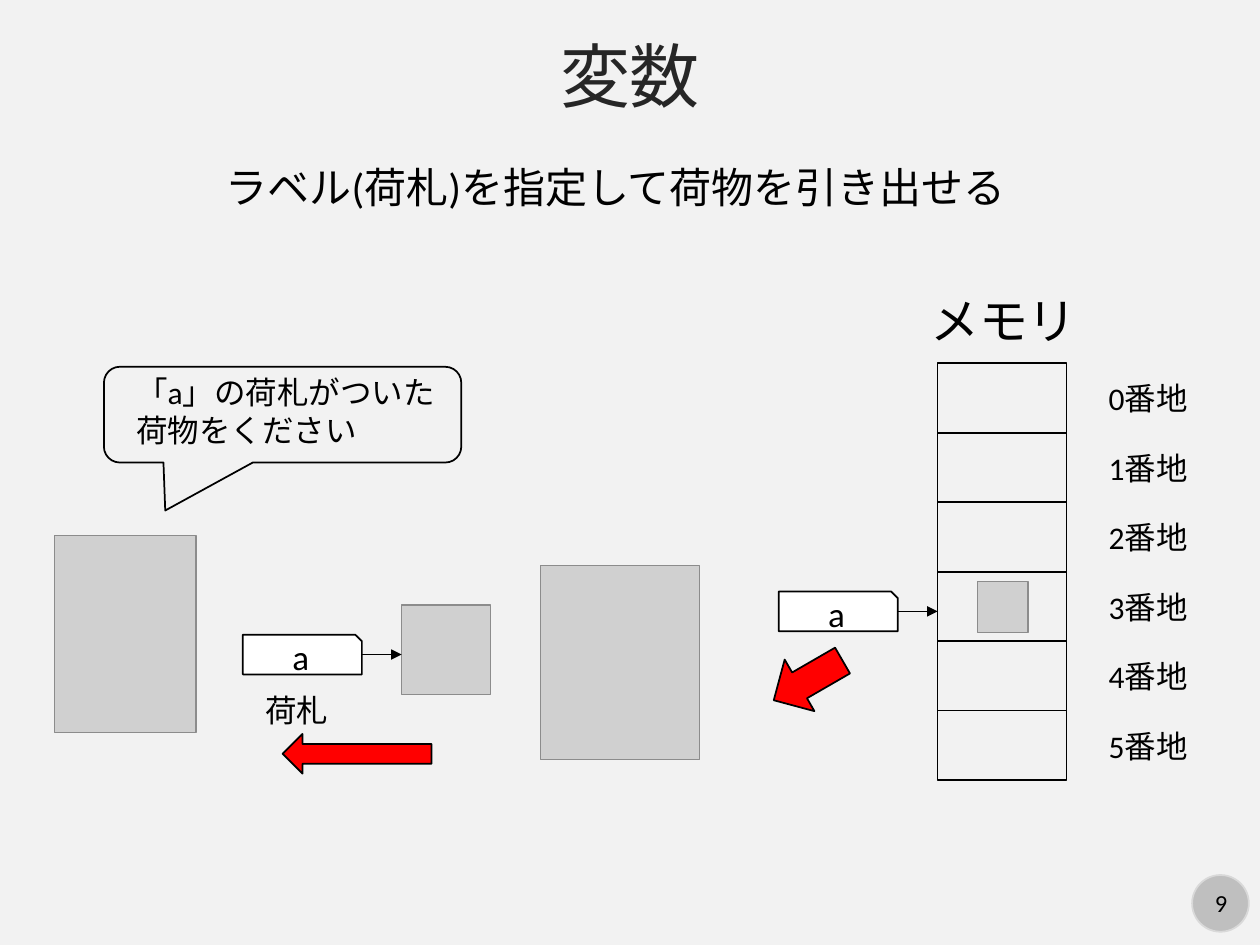
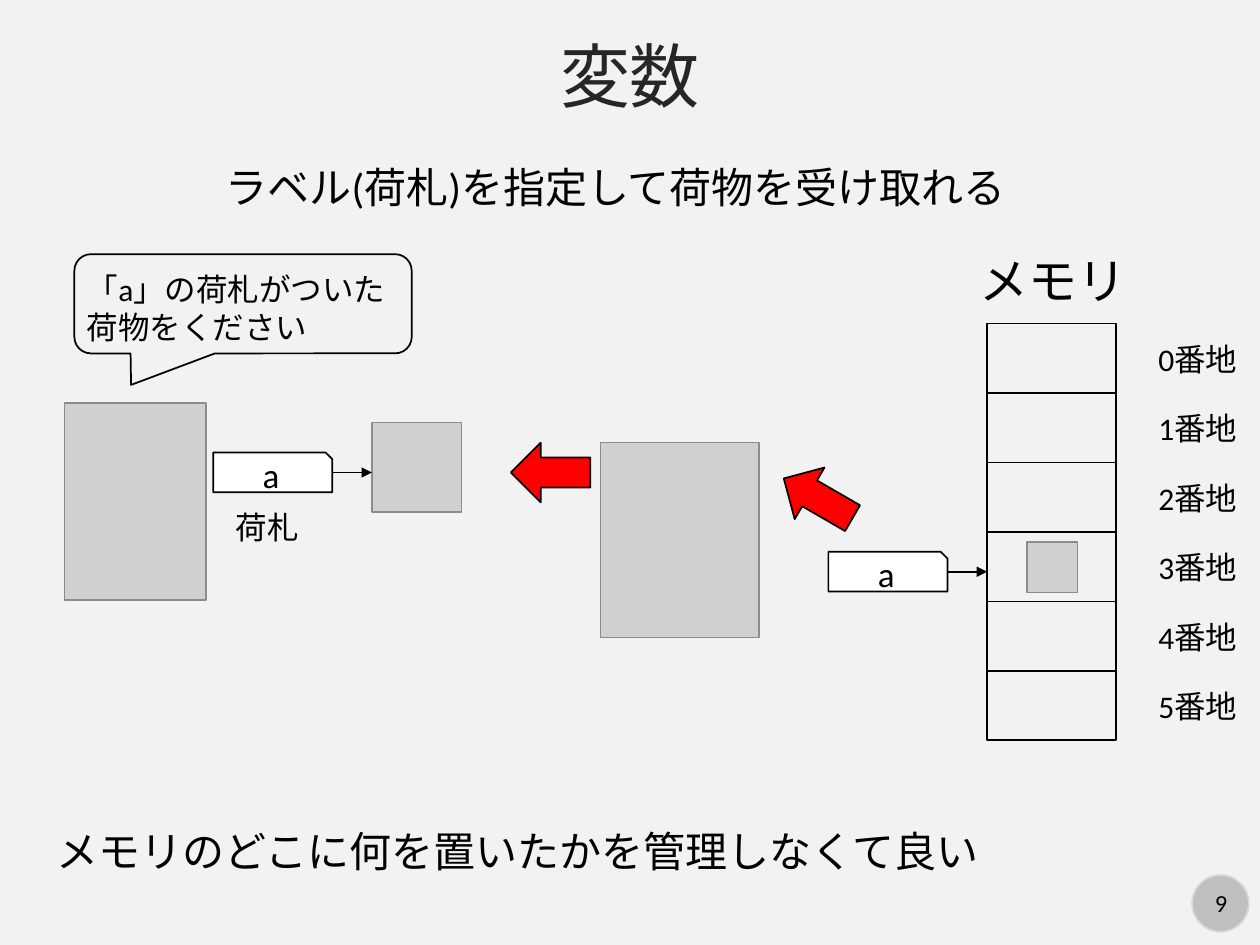
Before and after one commit to kaityo256/python_zero, a slide deck: slide 9 of basic/fig/slide.pptx. Drawn at 1260x945 pixels with LibreOffice and Linux fonts; fonts in the diff are those of the drawing; grey boxes stand for pictures. Boxes give left, top, right and bottom in pixels: in the first picture for what was removed or moved away, otherwise in the second. Text is boxed around its words. In the diff, an @@ line names an element or a change of style, - is before the commit and + after.

```diff
--- a/basic/fig/slide.pptx
+++ b/basic/fig/slide.pptx
@@ text at (226, 167, 1006, 209): text changed @@
-ラベル(荷札)を指定して荷物を引き出せる
+ラベル(荷札)を指定して荷物を受け取れる
@@ text "「a」の荷札がついた": place and size @@
-text "「a」の荷札がついた" at (136, 377, 435, 445)
+text "「a」の荷札がついた" at (87, 274, 386, 342)
@@ rounded speech box: place and size @@
-rounded speech box at (105, 367, 462, 462)
+rounded speech box at (74, 255, 412, 354)
@@ rounded speech box at (74, 255, 412, 354): proportions changed @@
@@ picture: place and size @@
-picture at (54, 536, 195, 732)
+picture at (64, 403, 205, 600)
@@ picture: place and size @@
-picture at (402, 605, 491, 694)
+picture at (372, 423, 461, 513)
@@ right arrow added at (512, 442, 591, 501), fill #FF0000, outline #000000 1 pt @@
@@ picture: place and size @@
-picture at (541, 566, 699, 760)
+picture at (600, 442, 759, 636)
@@ snip rect "a": place and size @@
-snip rect "a" at (243, 635, 362, 674)
+snip rect "a" at (213, 452, 331, 491)
@@ arrow moved from (362, 655) - (402, 655) to (333, 472) - (372, 472) @@
@@ right arrow at (769, 453, 868, 544): rotation 180 to 210 degrees @@
@@ text "荷札": place and size @@
-text "荷札" at (265, 695, 328, 725)
+text "荷札" at (236, 512, 299, 542)
@@ 5 rectangles: place and size @@
-5 rectangles at (937, 433, 1066, 780)
+5 rectangles at (987, 324, 1115, 670)
@@ 7 texts, 1 picture, 1 snip rect, 1 arrow: place and size @@
-7 texts, 1 picture, 1 snip rect, 1 arrow at (779, 301, 1188, 761)
+7 texts, 1 picture, 1 snip rect, 1 arrow at (828, 261, 1237, 721)
@@ right arrow removed at (759, 634, 857, 725) @@
@@ rectangle: place and size @@
-rectangle at (937, 363, 1066, 432)
+rectangle at (987, 670, 1115, 740)
@@ text added at (57, 831, 979, 871), 24 pt, text #000000 @@
+メモリのどこに何を置いたかを管理しなくて良い
```
Also in this commit, not shown: 2 other slides changed, 8 slides added.
